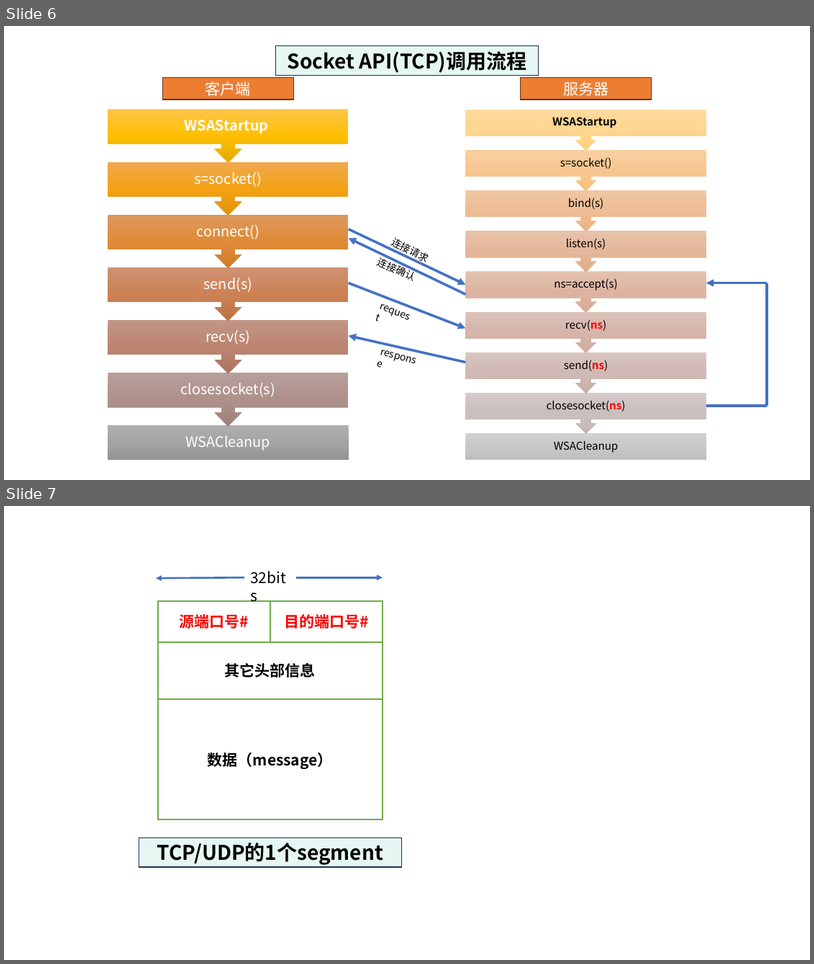
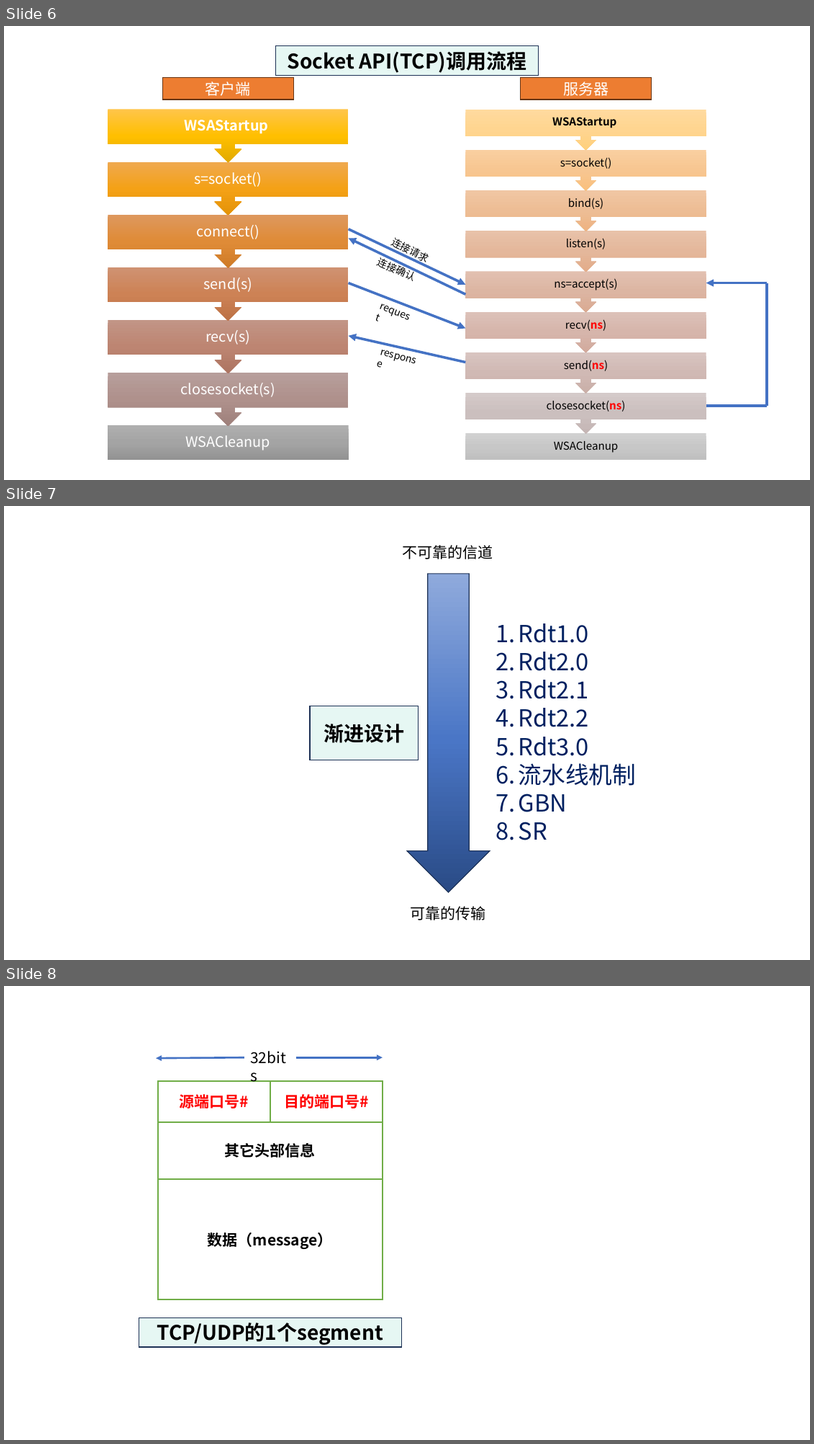
Before and after one commit to guofei9987/a, a slide deck: computer/network/计算机网络-素材.pptx. Shown one above the other, each under a label of ours: slides 6 and 7 before the commit, slides 6, 7 and 8 after it. The pictures are 814x964 and 814x1444 pixels, drawn with LibreOffice and Linux fonts; fonts in the diff are those of the drawing. Boxes give left, top, right and bottom in pixels: in the first picture for what was removed or moved away, otherwise in the second. Text is boxed around its words. In the diff, an @@ line names an element or a change of style, - is before the commit and + after.

```diff
--- a/computer/network/计算机网络-素材.pptx
+++ b/computer/network/计算机网络-素材.pptx
@@ slide 7 added at [4, 506, 810, 960], background #FFFFFF @@
@@ group added at [310, 545, 636, 920]: 3 texts, 1 down arrow, 1 rectangle @@
+1. Rdt1.0
+2. Rdt2.0
+3. Rdt2.1
+4. Rdt2.2
+5. Rdt3.0
+6. 流水线机制
+7. GBN
+8. SR
+渐进设计
+不可靠的信道
+可靠的传输
@@ what was slide 7 is now slide 8 @@
```
Also in this commit, not shown: 10 other slides added, 10 other files.
